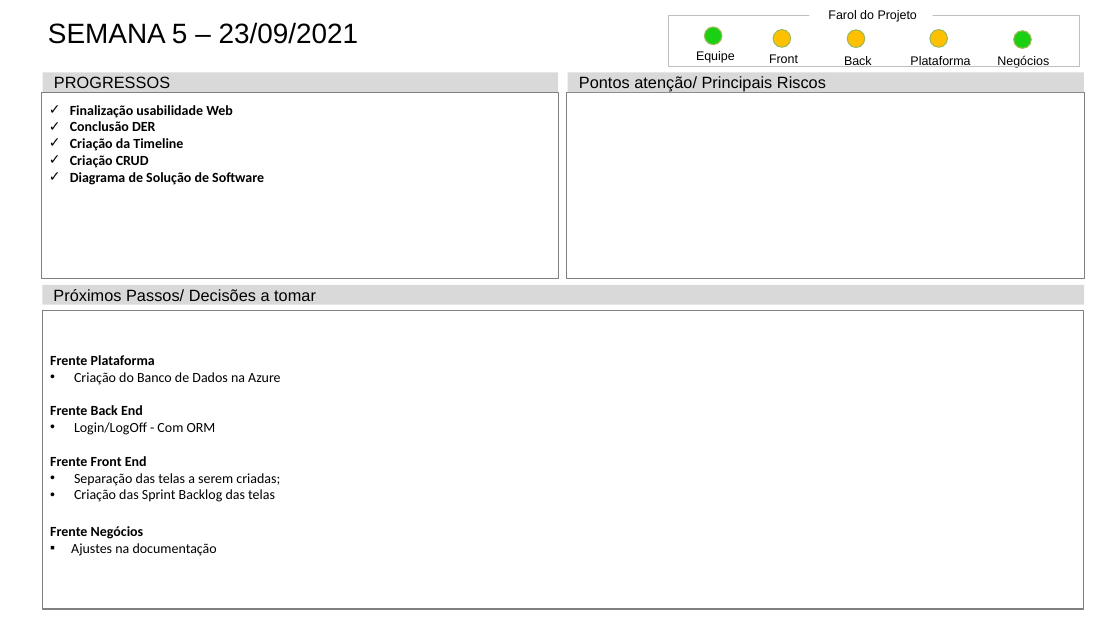
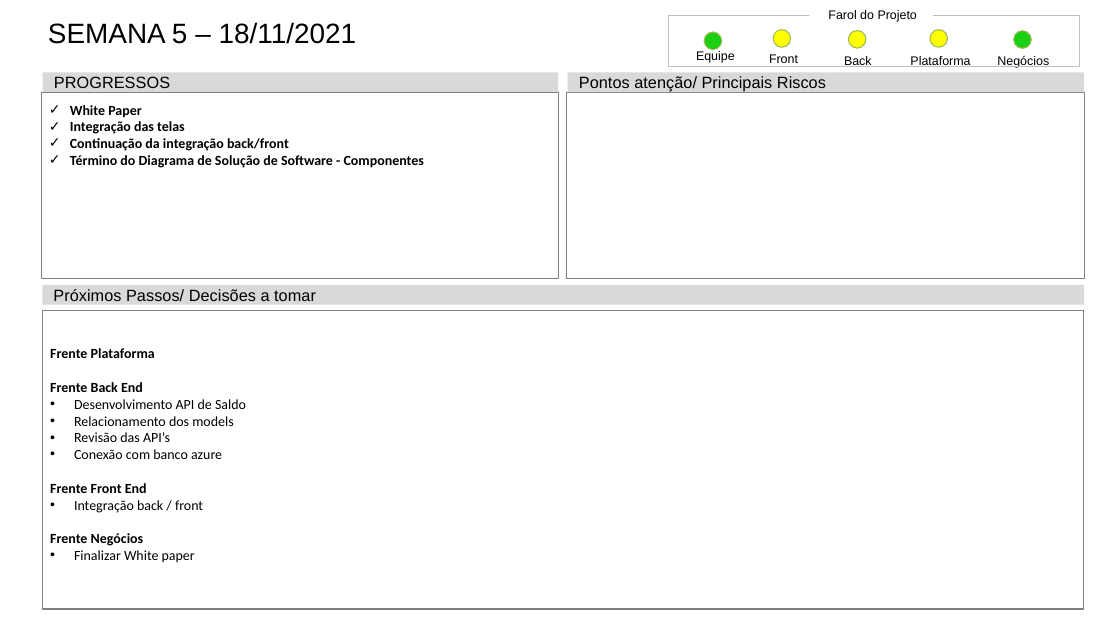
Before and after one commit to Lucassouza849/grupoPi3Semestre, a slide deck: slide 4 of Documentação/Status Report/Status Report - Grupo 6.pptx (slide 7 before the commit). Drawn at 1120x630 pixels with LibreOffice and Linux fonts; fonts in the diff are those of the drawing. Boxes give left, top, right and bottom in pixels: in the first picture for what was removed or moved away, otherwise in the second. Text is boxed around its words. In the diff, an @@ line names an element or a change of style, - is before the commit and + after.

Commit message:
white papar, uat e atualizacao docs

```diff
--- a/Documentação/Status Report/Status Report - Grupo 6.pptx
+++ b/Documentação/Status Report/Status Report - Grupo 6.pptx
@@ title at (x1=48, y1=22, x2=357, y2=44): text changed @@
-SEMANA 5 – 23/09/2021
+SEMANA 5 – 18/11/2021
@@ ellipse moved from (x1=705, y1=27, x2=722, y2=44) to (x1=704, y1=32, x2=722, y2=50) @@
@@ fill #FFC000 to #FFFF00 in 3 elements at (x1=930, y1=30, x2=948, y2=47), (x1=773, y1=30, x2=791, y2=47), (x1=849, y1=30, x2=866, y2=48) @@
@@ text in rectangle at (x1=70, y1=105, x2=424, y2=168): text changed @@
-✓ Finalização usabilidade Web
-✓ Conclusão DER
-✓ Criação da Timeline
-✓ Criação CRUD
-✓ Diagrama de Solução de Software
+✓ White Paper
+✓ Integração das telas
+✓ Continuação da integração back/front
+✓ Término do Diagrama de Solução de Software - Componentes
@@ text in rectangle at (x1=74, y1=372, x2=280, y2=385): paragraph removed @@
-  • Criação do Banco de Dados na Azure
@@ text in rectangle at (x1=74, y1=399, x2=246, y2=459): text changed @@
-  • Login/LogOff - Com ORM
+  • Desenvolvimento API de Saldo
+  • Relacionamento dos models
+  • Revisão das API’s
+  • Conexão com banco azure
@@ text in rectangle at (x1=74, y1=500, x2=203, y2=513): text changed @@
-  • Separação das telas a serem criadas;
-  • Criação das Sprint Backlog das telas
+  • Integração back / front
@@ text in rectangle at (x1=74, y1=550, x2=195, y2=563): text changed @@
-  ▪ Ajustes na documentação
+  • Finalizar White paper
```
Also in this commit, not shown: 2 other slides changed, 5 slides removed, 5 other files.
